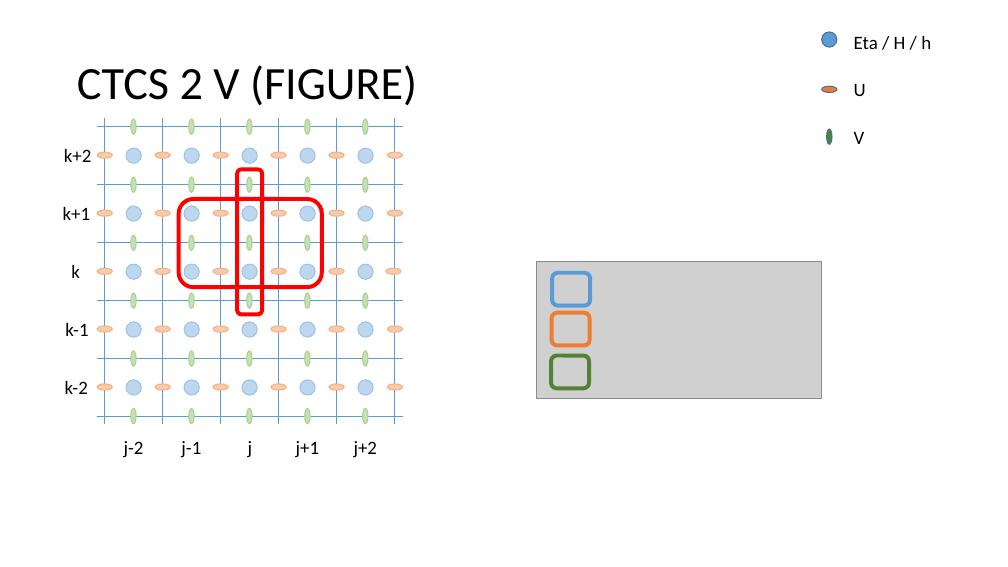
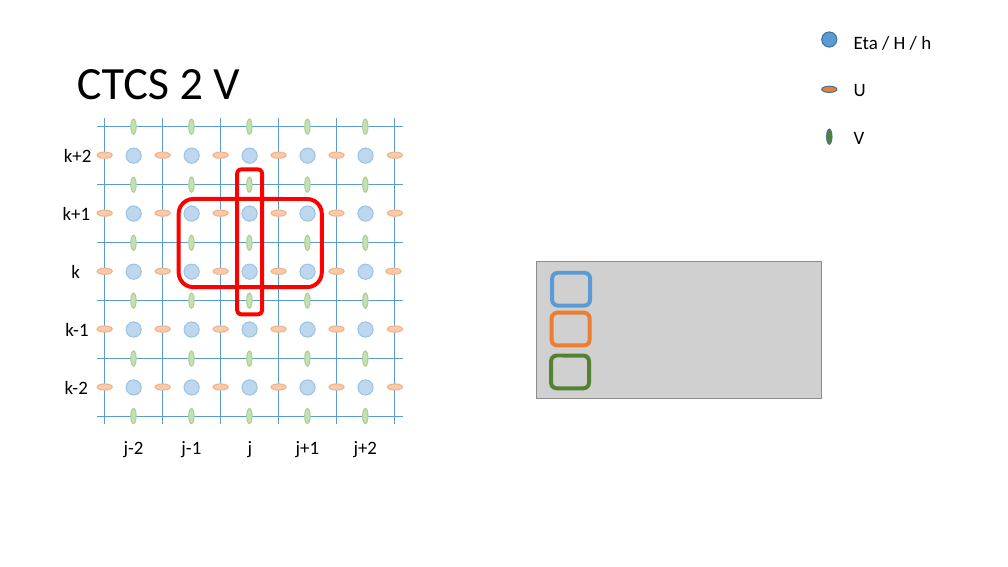
Before and after one commit to metno/gpu-ocean, a slide deck: slide 21 of python/fbl_ctcs_stencils.pptx (slide 13 before the commit). Drawn at 1008x567 pixels with LibreOffice and Linux fonts; fonts in the diff are those of the drawing; grey boxes stand for pictures. Boxes give left, top, right and bottom in pixels: in the first picture for what was removed or moved away, otherwise in the second. Text is boxed around its words. In the diff, an @@ line names an element or a change of style, - is before the commit and + after.

Commit message:
Improved stencil overview figures

```diff
--- a/python/fbl_ctcs_stencils.pptx
+++ b/python/fbl_ctcs_stencils.pptx
@@ title at [77,69,239,100]: text changed @@
-CTCS 2 V (FIGURE)
+CTCS 2 V
```
Also in this commit, not shown: 6 other slides changed, 8 slides added.
